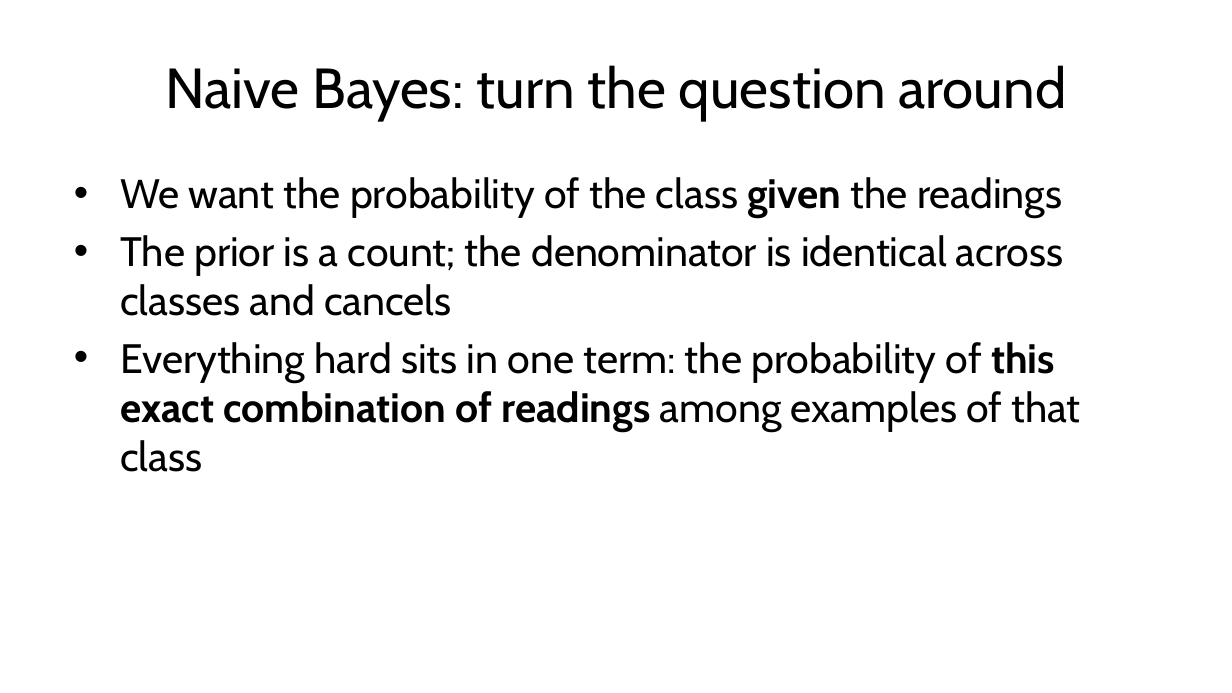
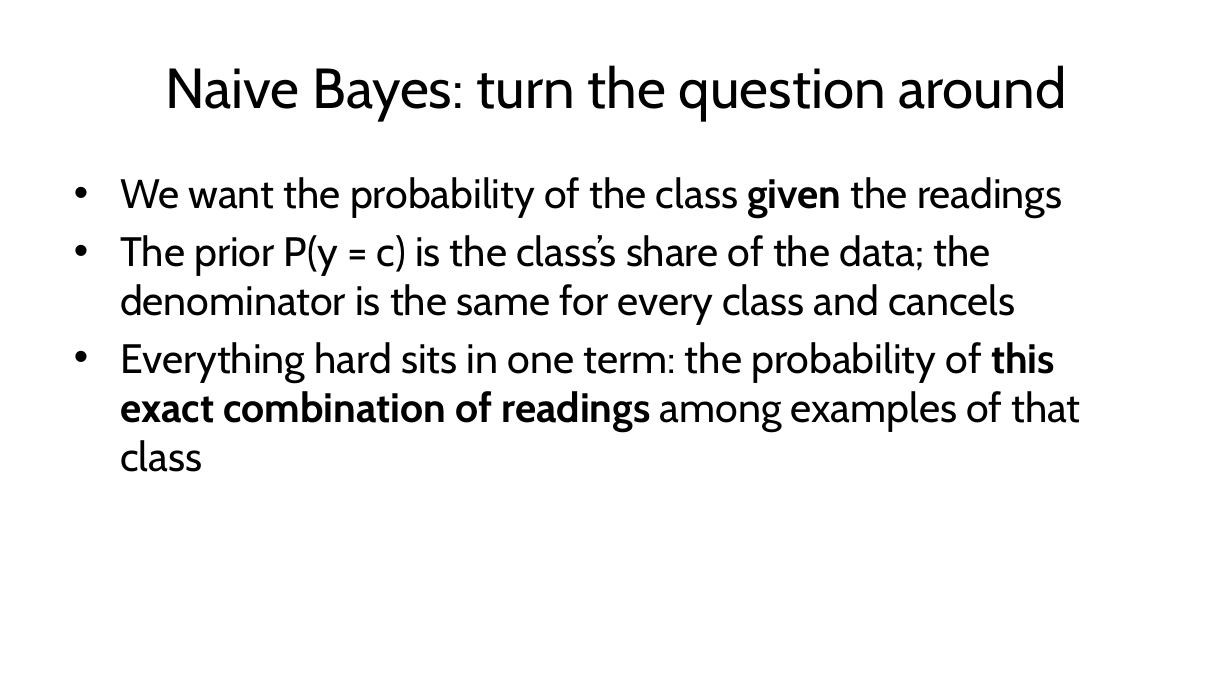
Before and after one commit to fabioantonini/technologies-for-artificial-intelligence, a slide deck: slide 24 of Lessons/06_knn_naive_bayes_svm/Slides/knn_naive_bayes_svm_slides.pptx. Drawn at 1232x693 pixels with LibreOffice and Linux fonts; fonts in the diff are those of the drawing; background and template pictures are left out. Boxes give left, top, right and bottom in pixels: in the first picture for what was removed or moved away, otherwise in the second. Text is boxed around its words. In the diff, an @@ line names an element or a change of style, - is before the commit and + after.

```diff
--- a/Lessons/06_knn_naive_bayes_svm/Slides/knn_naive_bayes_svm_slides.pptx
+++ b/Lessons/06_knn_naive_bayes_svm/Slides/knn_naive_bayes_svm_slides.pptx
@@ text at (x1=120, y1=235, x2=1015, y2=325): text changed @@
-• The prior is a count; the denominator is identical across classes and cancels
+• The prior P(y = c) is the class’s share of the data; the denominator is the same for every class and cancels
```
Also in this commit, not shown: 7 other slides changed, 2 other files.
